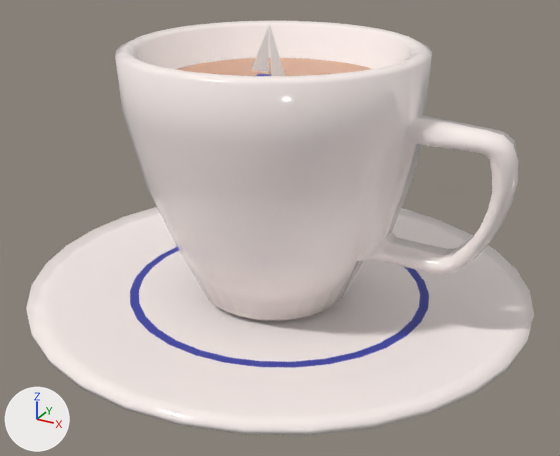
A saved change to the glTF model assets/coffeecup.glb.
The view is the same before and after, from a 50 mm lens placed at (5.45, -9.72, 6.31), pointed at (0.15, -0.09, 1.49). The axes (+X, +Y, +Z) are drawn at lower left. The lights are the same throughout. Where no turn or scale is listed for an object, it has been applied to the vertices. Vertices at the same position are counted once.

In view in the first picture: 'boat', 'coffee', 'cup', 'plate'.
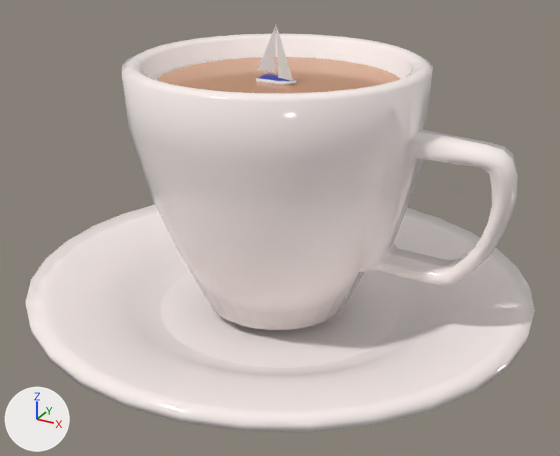
Edits to the bpy script that builds the scene:
```text
Change me_cylinder_000:
    used by ob_plate; location = (0.0, 14.65, -2.45)
    remove me_cylinder_000.from_pydata(...)  # 224 vertices, 444 faces; spans x -3.97..3.97, y -18.43..-10.5, z 2.48..3.0
    add me_cylinder_000.from_pydata(...)  # 224 vertices, 444 faces; spans x -3.97..3.97, y -18.43..-10.5, z 2.32..3.1
    me_cylinder_000 part 1: 211 of 224 vertices moved; they spanned x -3.97..3.97, y -18.43..-10.5, z 2.48..3.0 and now span x -3.97..3.97, y -18.43..-10.5, z 2.32..3.1; mean shift (0.0, 0.0, -0.07); largest move (0.0, -12.22, 2.74) -> (0.0, -12.54, 2.41)
    me_cylinder_000 part 2: 64 faces spanning x -2.42..2.42, y -16.91..-12.07, z 2.41..2.7 switch from mat_boat_top (blue #3e43aa) to mat_cupmat (white #fff4f1)
Change ob_cup:
    ob_cup.location: (0.0, 0.0, 2.28) -> (-0.01, 0.11, 2.05)
Change ob_boat:
    ob_boat.location: (0.0, 0.0, 3.67) -> (0.09, 0.03, 3.67)
```

Location of each change, (x1, y1, x2, y2) in pixels of the pictures (560 x 456 px; the box of a moved part takes in the faces that stretch with it):
'cup', moved: before (115, 21, 518, 320); after (122, 34, 518, 330)
'plate', reshaped: before (26, 207, 534, 435); after (25, 205, 535, 433)
'boat', moved: before (251, 27, 285, 76); after (256, 23, 297, 85)
part 1 of me_cylinder_000, moved or reshaped: before (26, 207, 534, 435); after (25, 205, 535, 433)
part 2 of me_cylinder_000, recoloured: before (130, 247, 429, 368); after (131, 253, 428, 375)
'coffee', unchanged, uncovered by the edit: before (176, 58, 372, 76); after (156, 57, 400, 93)
